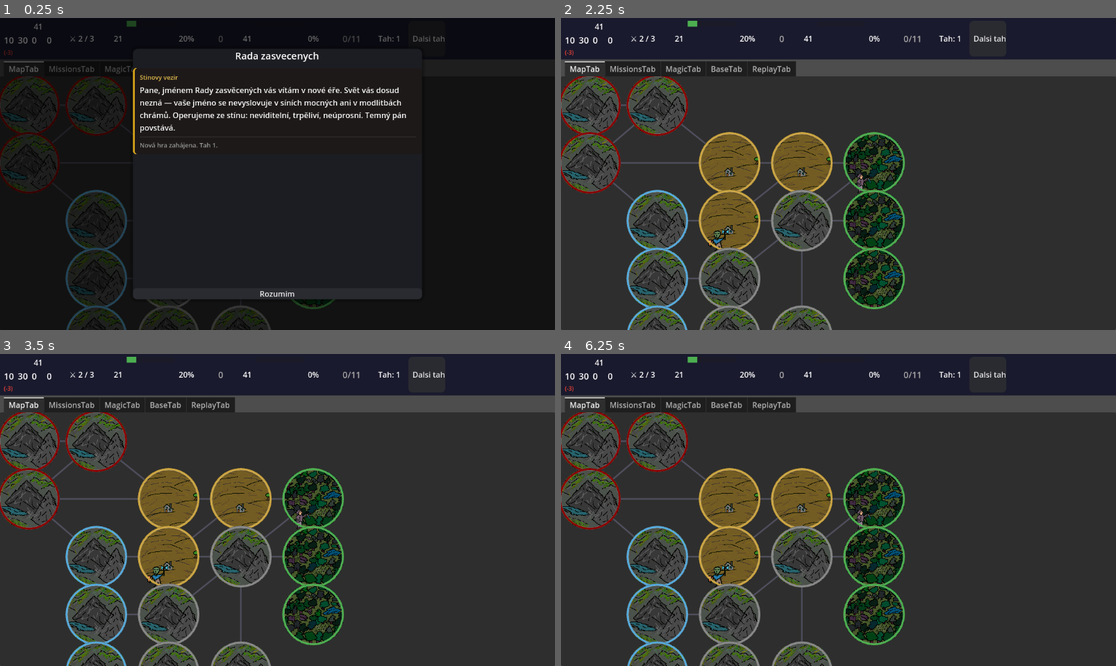
Above: before the commit, frames 1-4 (two rows, left to right).
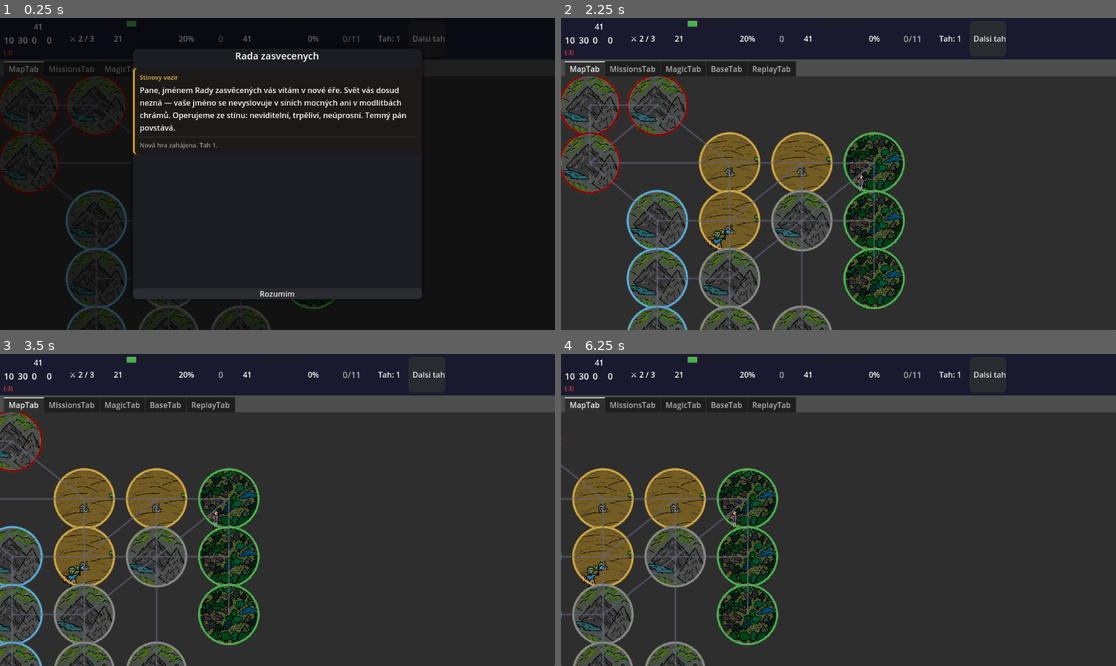
Above: after the commit, the same moments.

Repository: HannibalCZ/dark-lord
Game: Godot game, scene res://scenes/Main.tscn
Two runs of this game, one before a commit and one after it. Both use one fixed random seed, a clock stepped at 60 frames per second and the inputs below.
Inputs (mouse positions are in pixels of both pictures, inside the frame that each line leads up to):
- Up to frame 1 (0.25 s): no input
- Up to frame 2 (2.25 s): click "Dalsi tah" at 0.5 s; click (588, 105) at 1.27 s; click "Rozumim" at 2 s
- Up to frame 3 (3.5 s): tap Enter at 2.75 s; move the mouse to (399, 494) at 2.77 s; hold D from 2.78 s (still down)
- Up to frame 4 (6.25 s): move the mouse to (727, 525) at 3.52 s; release D at 3.53 s; hold S 3.53-4.28 s; move the mouse to (894, 441) at 4.27 s; hold D 4.28-5.03 s; move the mouse to (810, 572) at 5.02 s; hold W 5.03-5.78 s; move the mouse to (1005, 556) at 5.77 s; hold A from 5.78 s (still down)

The runs differ from the first frame. In frame 1, less than 0.1% of the frame differs, in the area x 5-44%, y 27-100%; in frame 2, 1.1%; in frame 3, 28%; in frame 4, 28%, in the area x 0-62%, y 18-100%.

Commit message:
feat: scrollovani mapy (WASD + edge scroll)
Pridan MapContent node pod MapCanvas jako scrollovatelna vrstva.
Tiles a connections se pohybuji spolecne pres map_content.position.
Implementace: _process loop s WASD + edge scroll (40px margin),
_clamp_map_content() drzi obsah dostupny, ConnectionLayer kresli
s offsetem aby sledoval tiles.

Co-Authored-By: Claude Sonnet 4.6 <noreply@anthropic.com>

Diff:
--- a/scenes/ui/MapTab.tscn
+++ b/scenes/ui/MapTab.tscn
@@ -26,6 +26,11 @@
 clip_contents = true
 mouse_filter = 1
 
+[node name="MapContent" type="Control" parent="HBoxContainer/MapCanvas"]
+layout_mode = 3
+anchors_preset = 0
+mouse_filter = 2
+
 [node name="ConnectionLayer" type="Control" parent="HBoxContainer/MapCanvas"]
 layout_mode = 1
 anchors_preset = 15
--- a/scripts/ui/MapTab.gd
+++ b/scripts/ui/MapTab.gd
@@ -2,6 +2,7 @@
 
 # --- Mapa ---
 @onready var map_canvas: Control = $HBoxContainer/MapCanvas
+@onready var map_content: Control = $HBoxContainer/MapCanvas/MapContent
 @onready var connection_layer: Control = $HBoxContainer/MapCanvas/ConnectionLayer
 @onready var right_panel: VBoxContainer = $HBoxContainer/RightPanel
 
@@ -64,6 +65,11 @@
 var _current_movement_target_tile = null
 var tile_scene: PackedScene = preload("res://scenes/ui/RegionTile.tscn")
 
+const SCROLL_SPEED    := 250.0
+const EDGE_MARGIN     := 40.0
+const TILE_SIZE_PX    := Vector2(128.0, 128.0)
+var _content_rect     := Rect2()
+
 var mission_success_effects: Label
 var mission_fail_effects: Label
 
@@ -180,6 +186,67 @@
 	var _mi_idx: int = mission_info.get_index()
 	_mission_parent.move_child(mission_success_effects, _mi_idx + 1)
 	_mission_parent.move_child(mission_fail_effects, _mi_idx + 2)
+
+	visibility_changed.connect(func(): set_process(is_visible_in_tree()))
+	set_process(is_visible_in_tree())
+
+func _process(delta: float) -> void:
+	_handle_scroll(delta)
+
+func _handle_scroll(delta: float) -> void:
+	var dir := Vector2.ZERO
+
+	if Input.is_key_pressed(KEY_A) or Input.is_key_pressed(KEY_LEFT):
+		dir.x += 1.0
+	if Input.is_key_pressed(KEY_D) or Input.is_key_pressed(KEY_RIGHT):
+		dir.x -= 1.0
+	if Input.is_key_pressed(KEY_W) or Input.is_key_pressed(KEY_UP):
+		dir.y += 1.0
+	if Input.is_key_pressed(KEY_S) or Input.is_key_pressed(KEY_DOWN):
+		dir.y -= 1.0
+
+	var mouse := get_viewport().get_mouse_position()
+	var canvas_rect := map_canvas.get_global_rect()
+	if canvas_rect.has_point(mouse):
+		if mouse.x < canvas_rect.position.x + EDGE_MARGIN:
+			dir.x += 1.0
+		elif mouse.x > canvas_rect.end.x - EDGE_MARGIN:
+			dir.x -= 1.0
+		if mouse.y < canvas_rect.position.y + EDGE_MARGIN:
+			dir.y += 1.0
+		elif mouse.y > canvas_rect.end.y - EDGE_MARGIN:
+			dir.y -= 1.0
+
+	if dir == Vector2.ZERO:
+		return
+
+	map_content.position += dir * SCROLL_SPEED * delta
+	_clamp_map_content()
+	connection_layer.queue_redraw()
+
+func _clamp_map_content() -> void:
+	if _content_rect.size == Vector2.ZERO:
+		return
+	var cs := map_canvas.size
+	map_content.position = Vector2(
+		clamp(map_content.position.x,
+			EDGE_MARGIN - _content_rect.end.x,
+			cs.x - EDGE_MARGIN - _content_rect.position.x),
+		clamp(map_content.position.y,
+			EDGE_MARGIN - _content_rect.end.y,
+			cs.y - EDGE_MARGIN - _content_rect.position.y)
+	)
+
+func _compute_map_bounds() -> void:
+	if _tile_by_id.is_empty():
+		_content_rect = Rect2()
+		return
+	var mn := Vector2(INF, INF)
+	var mx := Vector2(-INF, -INF)
+	for tile: Control in _tile_by_id.values():
+		mn = mn.min(tile.position)
+		mx = mx.max(tile.position + TILE_SIZE_PX)
+	_content_rect = Rect2(mn, mx - mn)
 
 func _on_game_updated() -> void:
 	if _tile_by_id.size() != GameState.region_manager.regions.size():
@@ -396,21 +463,20 @@
 		tile.call_deferred("play_feedback", success)
 
 func _build_grid() -> void:
-	for child in map_canvas.get_children():
-		if child == connection_layer:
-			continue
+	for child in map_content.get_children():
 		child.queue_free()
 	_tile_by_id.clear()
 
 	for i in GameState.region_manager.regions.size():
 		var r: Region = GameState.query.regions.get_by_id(i)
 		var t: Control = tile_scene.instantiate()
-		map_canvas.add_child(t)
+		map_content.add_child(t)
 		t.position = Vector2(r.position) - Vector2(64, 64)
 		t.call_deferred("setup", i, r)
 		t.connect("tile_selected", Callable(self, "_on_tile_selected"))
 		_tile_by_id[i] = t
 
+	_compute_map_bounds()
 	_refresh_unit_positions()
 	_refresh_region_colors()
 	_refresh_tile_selection()
@@ -647,8 +713,9 @@
 	connection_layer.queue_redraw()
 
 func _on_connection_layer_draw() -> void:
+	var offset := map_content.position
 	for conn in _connections:
-		connection_layer.draw_line(conn["a"], conn["b"], Color(0.4, 0.4, 0.5, 0.6), 2.0, true)
+		connection_layer.draw_line(conn["a"] + offset, conn["b"] + offset, Color(0.4, 0.4, 0.5, 0.6), 2.0, true)
 
 func _refresh_unit_positions() -> void:
 	for i in _tile_by_id:
